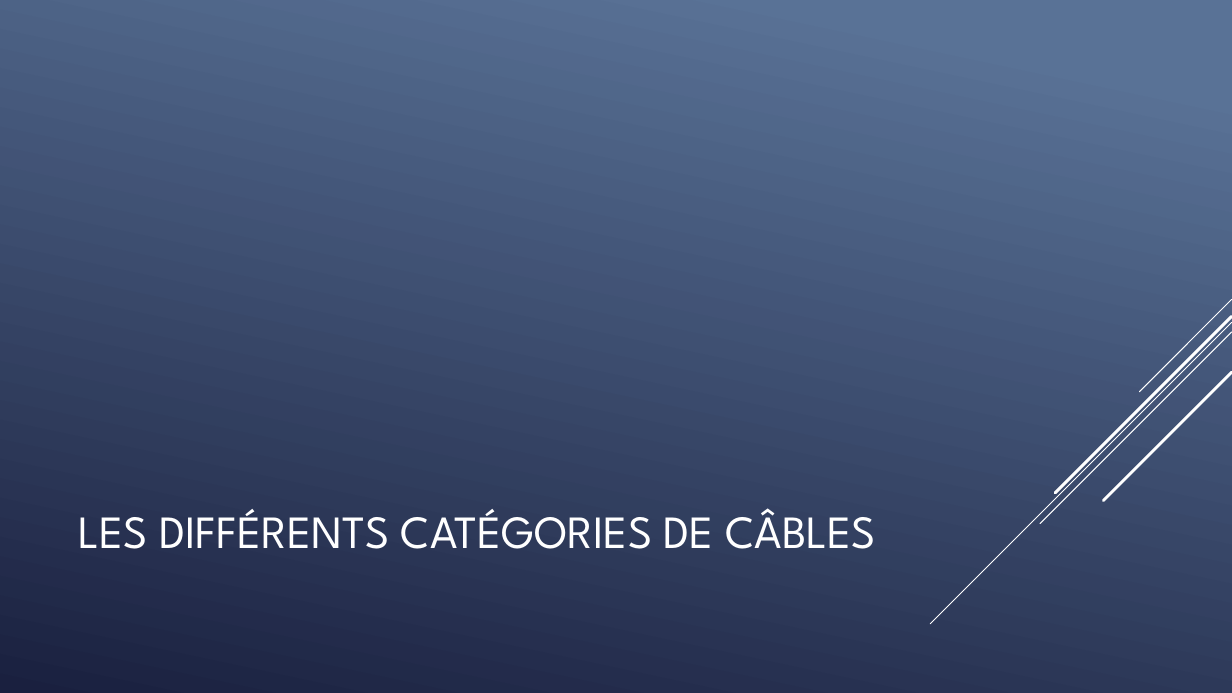
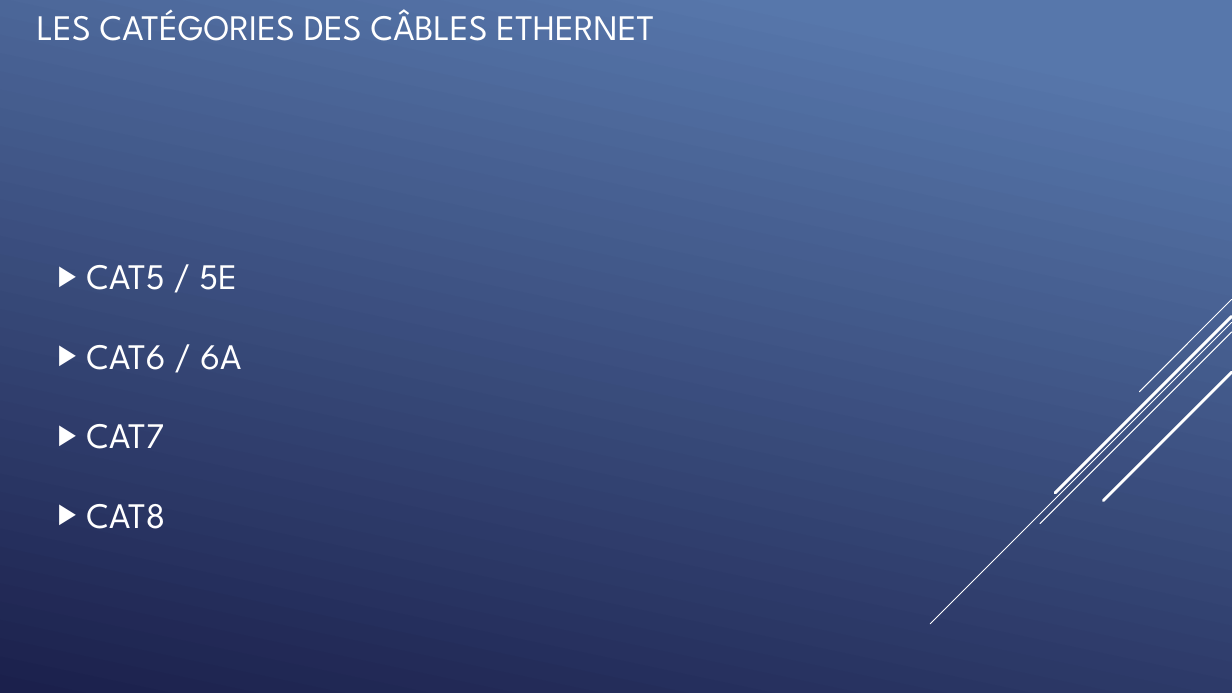
Before and after one commit to QuentinKrg/M214-Ethernet, a slide deck: slide 14 of Module 214 - Fabrication_Ethernet.pptx (slide 2 before the commit). Drawn at 1232x693 pixels with LibreOffice and Linux fonts; fonts in the diff are those of the drawing. Boxes give left, top, right and bottom in pixels: in the first picture for what was removed or moved away, otherwise in the second. Text is boxed around its words. In the diff, an @@ line names an element or a change of style, - is before the commit and + after.

```diff
--- a/Module 214 - Fabrication_Ethernet.pptx
+++ b/Module 214 - Fabrication_Ethernet.pptx
@@ background gradient #597496 to #1A2040 to gradient #5877AB to #1C204D @@
@@ title at (37,9,654,41): text changed; size 36 to 28 pt @@
-LES DIFFÉRENTS CATÉGORIES DE CÂBLES
+LES CATÉGORIES DES CÂBLES ETHERNET
@@ text added at (86,265,241,529), 28 pt, text #FFFFFF @@
+▶ CAT5 / 5E
+▶ CAT6 / 6A
+▶ CAT7
+▶ CAT8
```
Also in this commit, not shown: 3 other slides changed, 23 slides added, 5 slides removed.
